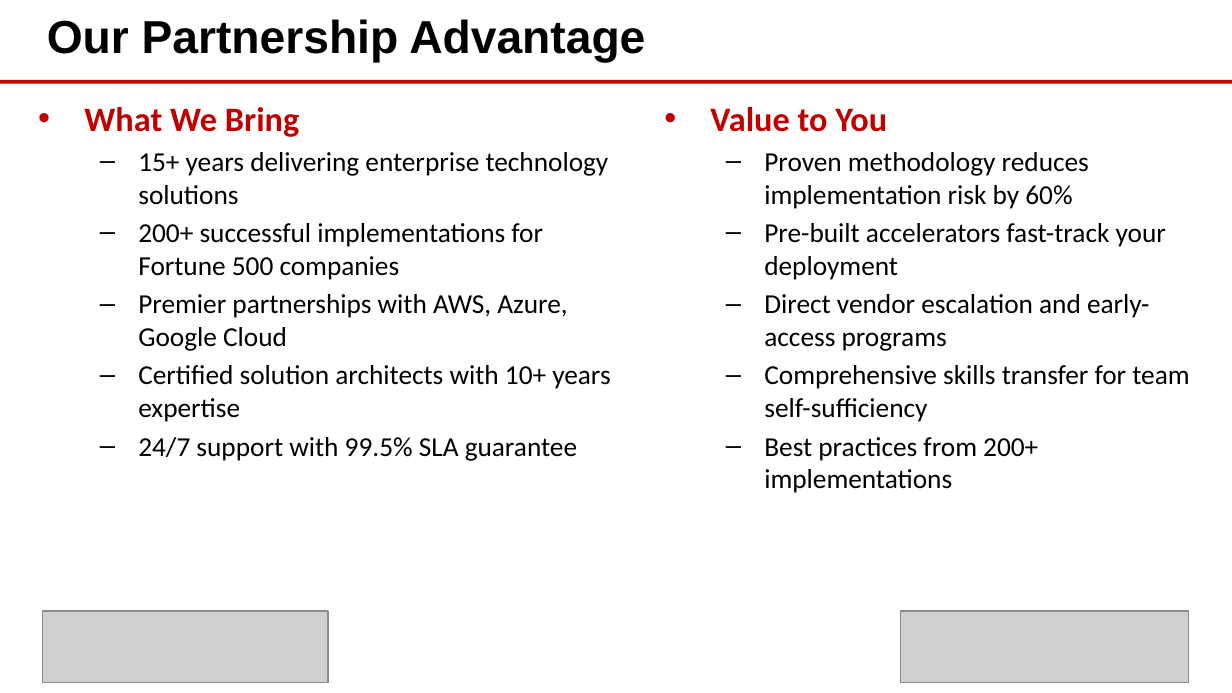
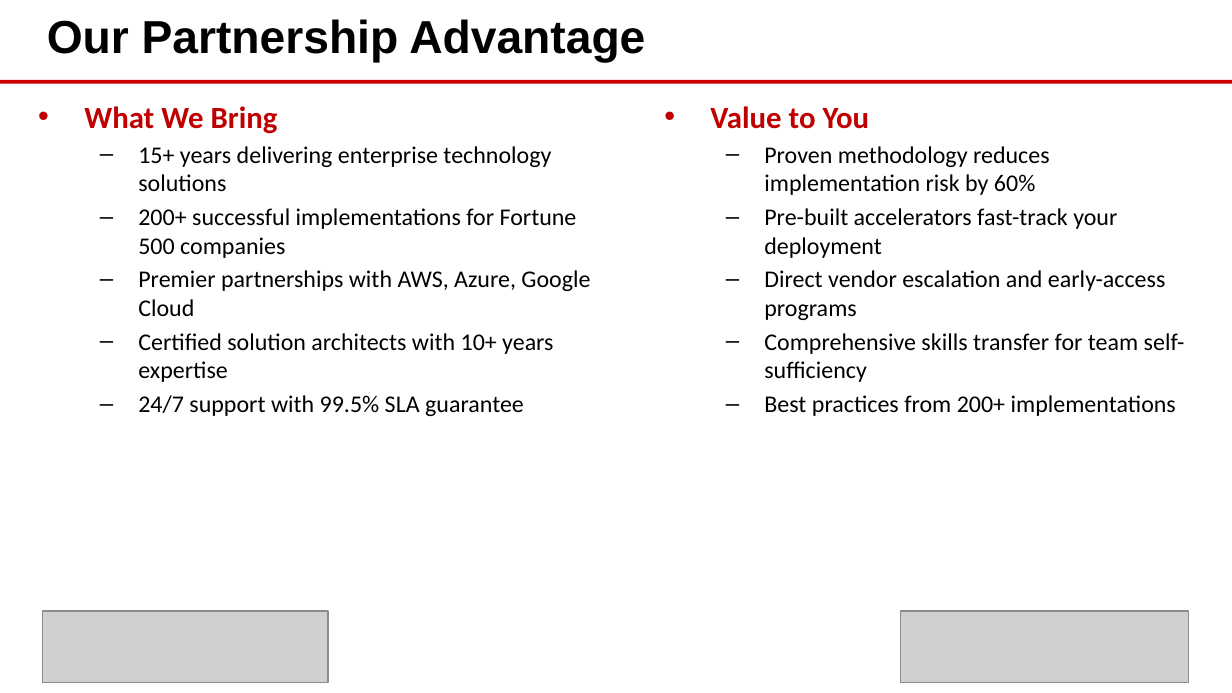
Before and after one commit to eoframework/solutions, a slide deck: slide 7 of solution-template/sample-provider/sample-category/sample-solution/presales/solution-briefing.pptx. Drawn at 1232x693 pixels with LibreOffice and Linux fonts; fonts in the diff are those of the drawing; grey boxes stand for pictures; background and template pictures are left out. Boxes give left, top, right and bottom in pixels: in the first picture for what was removed or moved away, otherwise in the second. Text is boxed around its words. In the diff, an @@ line names an element or a change of style, - is before the commit and + after.

Commit message:
Improve solution briefing presentation with slide layout enhancements
Updates to solution briefing template:
- Split final slide into separate Next Steps and Thank You slides
- Add EO Bullet Points layout support for Next Steps slide
- Simplify Thank You slide to show only Account Manager contact
- Update presentation structure from 9 to 10 slides

Technical improvements:
- Add bullet_points layout detection and handling
- Fix Thank You slide to use correct placeholder (idx=15)
- Ensure content appears below title without overlap
- Add dynamic layout selection based on slide title keywords

Generated presentation verified with proper formatting and spacing.

```diff
--- a/solution-template/sample-provider/sample-category/sample-solution/presales/solution-briefing.pptx
+++ b/solution-template/sample-provider/sample-category/sample-solution/presales/solution-briefing.pptx
@@ text "What We Bring" at box(84, 106, 590, 416): size 20 to 18 pt in "What We Bring"; size 16 to 14 pt @@
@@ text "Value to You" at box(710, 106, 1185, 416): size 20 to 18 pt in "Value to You"; size 16 to 14 pt @@
```
Also in this commit, not shown: 1 other slide changed, 1 slide added, 2 other files.
